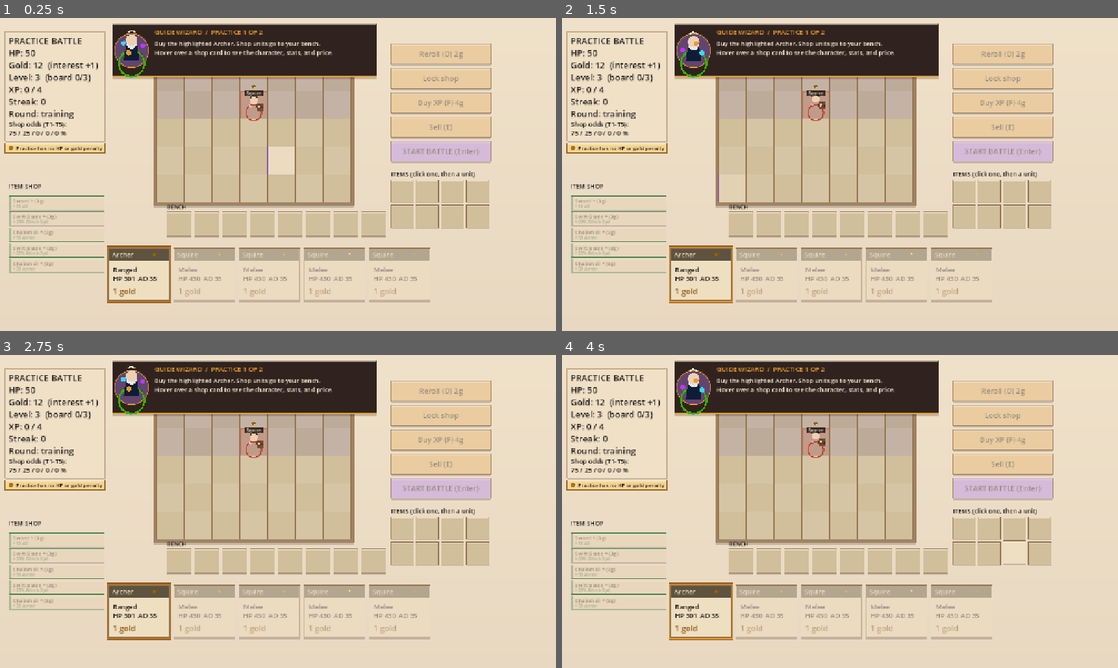
Above: before the commit, frames 1-4 (two rows, left to right).
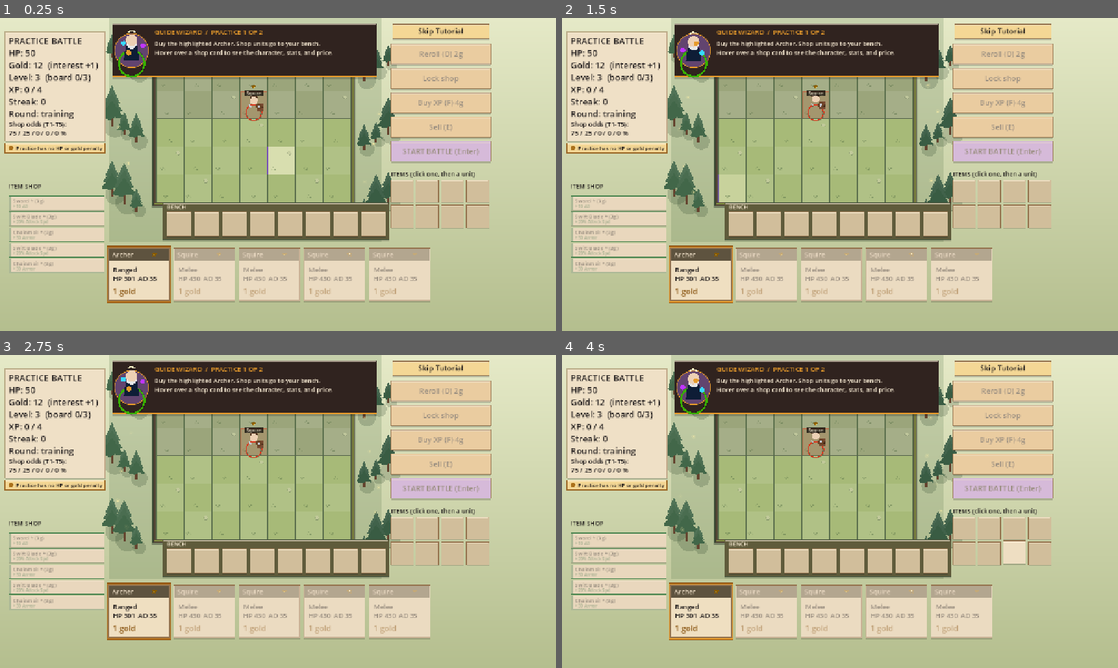
Above: after the commit, the same moments.

Repository: LionelBolling/Project-5
Game: Godot game, scene res://main.tscn
Same seed, same stepped clock (60 frames per second), same inputs: the game is played once before the commit and once after it.
Inputs (mouse positions are in pixels of both pictures, inside the frame that each line leads up to):
- Up to frame 1 (0.25 s): no input
- Up to frame 2 (1.5 s): tap Enter at 0.5, 0.6 s; move the mouse to (962, 158) at 0.52 s; hold D 0.53-1.25 s; click (962, 158) at 0.67 s; tap Space at 0.77, 1.07 s; drag from (728, 190) to (812, 237) at 1.27 s
- Up to frame 3 (2.75 s): move the mouse to (333, 442) at 2.02 s; hold D from 2.03 s (still down); tap E at 2.1 s; click (333, 442) at 2.17 s
- Up to frame 4 (4 s): release D at 2.75 s; drag from (812, 574) to (673, 464) at 2.77 s; move the mouse to (1006, 558) at 3.52 s; tap F at 3.6 s; click (1006, 558) at 3.67 s; tap Space at 3.77 s

The runs differ from the first frame. In frame 1, 52% of the frame differs, in the area x 0-100%, y 0-100%; in frame 2, 53%; in frame 3, 53%; in frame 4, 53%.

Commit message:
Add tutorial skip and a forest battlefield

Diff:
--- a/docs/main.gd
+++ b/docs/main.gd
@@ -33,6 +33,7 @@
 const STARTING_GOLD := 12
 const STARTING_HP := 50
 const LESSON_NEXT := Rect2(734, 98, 114, 30)
+const SKIP_TUTORIAL := Rect2(904, 14, 222, 33)
 const TUTORIAL_LINES := [
 	["Buy the highlighted Archer. Shop units go to your bench.",
 		"Hover over a shop card to see the character, stats, and price."],
@@ -291,6 +292,7 @@
 	randomize()
 	hover_amounts[GUIDE_MODEL] = 0.0
 	hover_amounts[GUIDE_BUBBLE] = 0.0
+	hover_amounts[SKIP_TUTORIAL] = 0.0
 	hover_amounts[MERGE_BUTTON] = 0.0
 	hover_amounts[MERGE_ACCEPT] = 0.0
 	hover_amounts[MERGE_CANCEL] = 0.0
@@ -479,8 +481,11 @@
 			if loot_warning_time <= 0.0:
 				finish_tutorial()
 
-func finish_tutorial():
+func finish_tutorial(skipped: bool = false):
 	tutorial_step = Tutorial.DONE
+	phase = "prep"
+	qte = null
+	cur_pve = false
 	board.clear()
 	bench.fill(null)
 	items_inv.clear()
@@ -502,7 +507,7 @@
 	sel_item = -1
 	set_merge_selection(false)
 	start_prep(true)
-	msg = "Practice complete. Stage 1 is ready!"
+	msg = "Tutorial skipped. Stage 1 is ready!" if skipped else "Practice complete. Stage 1 is ready!"
 
 func pick_tier():
 	var o = ODDS[level]
@@ -682,6 +687,9 @@
 func click(p):
 	if phase == "over":
 		get_tree().reload_current_scene()
+		return
+	if tutorial_step != Tutorial.DONE and SKIP_TUTORIAL.has_point(p):
+		finish_tutorial(true)
 		return
 	if phase != "prep": return
 	if tutorial_step != Tutorial.DONE:
@@ -958,9 +966,12 @@
 	loot_warning_time = maxf(0.0, loot_warning_time - dt)
 	press_time = maxf(0.0, press_time - dt)
 	mouse_pos = get_viewport().get_mouse_position()
-	var can_hover = phase == "prep" and get_viewport().get_visible_rect().has_point(mouse_pos)
+	var can_hover: bool = phase == "prep" and get_viewport().get_visible_rect().has_point(mouse_pos)
 	for rect in hover_amounts:
-		var target := 1.0 if can_hover and rect.has_point(mouse_pos) else 0.0
+		var active := can_hover
+		if rect == SKIP_TUTORIAL:
+			active = tutorial_step != Tutorial.DONE
+		var target := 1.0 if active and rect.has_point(mouse_pos) else 0.0
 		hover_amounts[rect] = move_toward(hover_amounts[rect], target, dt * 7.0)
 	for t in texts: t.t -= dt
 	texts = texts.filter(func(t): return t.t > 0)
@@ -1627,6 +1638,64 @@
 func unit_footprint(cell: Vector2, unit: Dictionary) -> Rect2:
 	return Rect2(BO + cell * CELL, Vector2(unit_width(unit) * CELL, CELL))
 
+func draw_forest_tree(base: Vector2, height: float, tint: Color):
+	draw_circle(base + Vector2(7, -3), height * 0.28, Color("1D351E", 0.20))
+	draw_rect(Rect2(base - Vector2(3, height * 0.33), Vector2(6, height * 0.33)), Color("65442F"))
+	for layer in range(3):
+		var y := base.y - height * (1.0 - layer * 0.18)
+		var width := height * (0.19 + layer * 0.055)
+		var points := PackedVector2Array([Vector2(base.x, y), Vector2(base.x + width, y + height * 0.44),
+			Vector2(base.x + width * 0.20, y + height * 0.40),
+			Vector2(base.x - width * 0.14, y + height * 0.47), Vector2(base.x - width, y + height * 0.41)])
+		draw_colored_polygon(points, tint.lightened(float(2 - layer) * 0.04))
+
+func draw_forest_surroundings():
+	var sky := Color("E5E9C7")
+	var ground := Color("B4BE8E")
+	draw_polygon(PackedVector2Array([Vector2.ZERO, Vector2(1280, 0), Vector2(1280, 720), Vector2(0, 720)]),
+		PackedColorArray([sky, sky, ground, ground]))
+	draw_rect(Rect2(8, 8, 1264, 704), Color("405637", 0.45), false, 1.0)
+	draw_rect(Rect2(252, 0, 625, 516), Color("58784B", 0.22))
+
+	for i in range(9):
+		var x := 258.0 + float(i % 3) * 28.0
+		var y := 92.0 + float(i / 3) * 159.0 + float(i % 3) * 18.0
+		draw_forest_tree(Vector2(x, y), 54.0 + (i % 4) * 14.0, Color("426749"))
+		draw_forest_tree(Vector2(1152.0 - x, y + 18.0), 48.0 + (i % 4) * 13.0, Color("395C43"))
+
+	var time := Time.get_ticks_msec() / 1000.0
+	for i in range(12):
+		var x := (287.0 if i % 2 == 0 else 856.0) + sin(time * 0.7 + i * 2.4) * 17.0
+		var y := 44.0 + i * 36.0 + cos(time + i) * 9.0
+		var glow := 0.45 + 0.28 * sin(time * 2.3 + i)
+		draw_circle(Vector2(x, y), 5, Color("FFF0A7", glow * 0.24))
+		draw_circle(Vector2(x, y), 1.8, Color("FFF0A7", glow))
+
+	var field := Rect2(BO, Vector2(COLS, ROWS) * CELL)
+	draw_rect(field.grow(12), Color("293D2B", 0.25))
+	draw_paper_panel(field.grow(8), Color("524535"), Color("354430"), 5.0)
+	draw_rect(field.grow(4), Color("849143"), false, 2.0)
+	draw_paper_panel(Rect2(374, 425, 522, 84), Color("5F5B3B"), Color("3C4C35"), 4.0)
+
+func draw_forest_tile(tile: Rect2, x: int, y: int):
+	var grass := Color("A7BA78") if y >= 3 else Color("9BA57B")
+	if (x + y) % 2 == 0:
+		grass = grass.lightened(0.10)
+	var hover := hover_strength(tile)
+	var base := grass.lerp(Color("EBECC2"), hover * 0.68).darkened(press_strength(tile) * 0.14)
+	draw_rect(tile, base)
+	draw_rect(tile, Color("5D714E").lerp(PURPLE, hover * 0.60), false, 1.0)
+	var corner := tile.position + Vector2(9 + (x * 11 + y * 7) % 23, 54)
+	var moss := Color("526C43", 0.45)
+	for i in range(3):
+		draw_line(corner + Vector2(i * 3, 0), corner + Vector2(i * 4 - 4, -5 - (i % 2) * 3), moss, 1.0, true)
+	if (x * 3 + y * 5) % 4 == 0:
+		var stone := tile.position + Vector2(50, 14)
+		draw_circle(stone + Vector2(0, 1), 4.5, Color("657258", 0.45))
+		draw_circle(stone, 3.5, Color("D7DCAC", 0.7))
+	if y == 3:
+		draw_line(tile.position, tile.position + Vector2(tile.size.x, 0), Color("55634C"), 2.0)
+
 func get_equip_preview(u, s_name: String, s_tier: int) -> Dictionary:
 	var title = "%s %s" % [u.n, "*".repeat(u.s)]
 	var lines = []
@@ -1709,24 +1778,15 @@
 		draw_unit_stars(center - Vector2(0, 30), portrait.s, 4.5)
 
 func _draw():
-	var top_paper := PARCH.lerp(PAPER_HIGHLIGHT, 0.32)
-	draw_polygon(PackedVector2Array([Vector2.ZERO, Vector2(1280, 0), Vector2(1280, 720), Vector2(0, 720)]),
-		PackedColorArray([top_paper, top_paper, PARCH, PARCH]))
-	draw_rect(Rect2(8, 8, 1264, 704), Color(PAPER_EDGE, 0.40), false, 1.0)
+	draw_forest_surroundings()
 	draw_paper_panel(Rect2(12, 32, 230, 251), Color("EFE0C6"), Color(PAPER_EDGE, 0.50))
-	draw_paper_panel(Rect2(BO - Vector2(7, 7), Vector2(COLS, ROWS) * CELL + Vector2(14, 14)), Color("A18462"), PAPER_EDGE, 5.0)
 	var mp := mouse_pos
 
 	# Grid cells
 	for y in ROWS:
 		for x in COLS:
 			var r = Rect2(BO + Vector2(x, y) * CELL, Vector2(CELL, CELL))
-			var base := KRAFT if y >= 3 else Color("BDAB9A")
-			if (x + y) % 2 == 0:
-				base = base.lightened(0.10)
-			var hover := hover_strength(r)
-			draw_rect(r, base.lerp(PAPER_HIGHLIGHT, hover * 0.52).darkened(press_strength(r) * 0.14))
-			draw_rect(r, PAPER_EDGE.lerp(PURPLE, hover * 0.55), false, 1.0)
+			draw_forest_tile(r, x, y)
 
 	# Bench
 	for i in 8:
@@ -1740,7 +1800,7 @@
 		if bench[i] != null:
 			var idle_t = Time.get_ticks_msec() / 1000.0 * 2.5 + i
 			token(r.position + Vector2(28, 28), bench[i], 0, "idle", idle_t, 0.0, 1.0)
-	T(Vector2(384, 440), "BENCH", 13)
+	T(Vector2(384, 440), "BENCH", 13, PAPER_HIGHLIGHT)
 
 	# Combat or Board units
 	if phase == "combat":
@@ -1933,6 +1993,7 @@
 		draw_merge_prompt()
 	if practice:
 		draw_tutorial_guide()
+		button(SKIP_TUTORIAL, "Skip Tutorial", Color("F4D795"))
 	var target := tutorial_target()
 	if target.has_area():
 		var pulse := 0.70 + 0.30 * sin(Time.get_ticks_msec() / 135.0)
